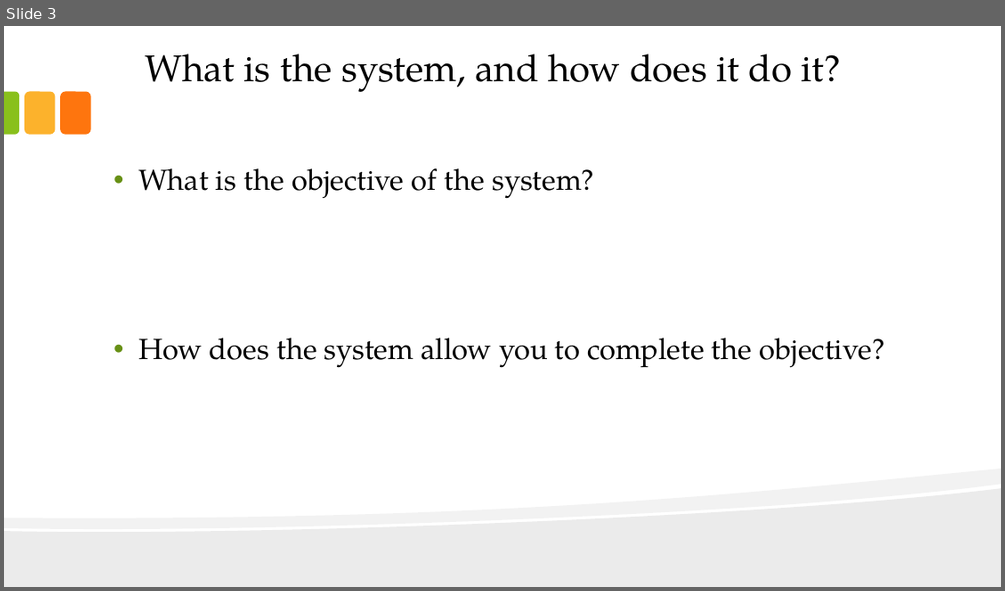
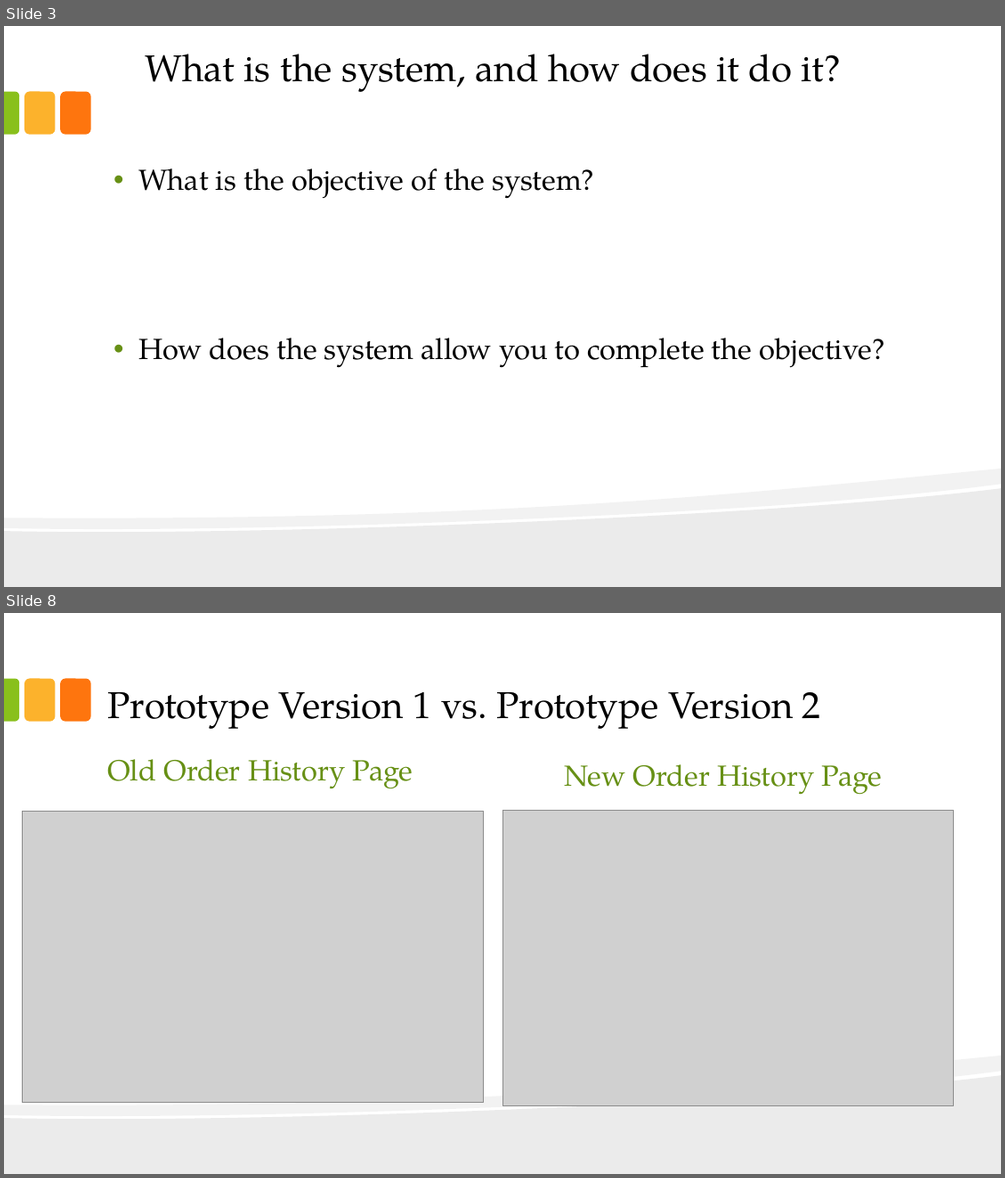
Before and after one commit to redlac/Interface-Design-Project-P3, a slide deck: Main Folder/presentationFinal.pptx. Shown one above the other, each under a label of ours: slide 3 before the commit, slides 3 and 8 after it; the slides between them are not shown. The pictures are 1005x591 and 1005x1178 pixels, drawn with LibreOffice and Linux fonts; fonts in the diff are those of the drawing; grey boxes stand for pictures. Boxes give left, top, right and bottom in pixels: in the first picture for what was removed or moved away, otherwise in the second. Text is boxed around its words. In the diff, an @@ line names an element or a change of style, - is before the commit and + after.

```diff
--- a/Main Folder/presentationFinal.pptx
+++ b/Main Folder/presentationFinal.pptx
@@ slide 8 added at bbox=[4, 613, 1001, 1174], background #FFFFFF; not listed: 5 template elements that a slide beside it also shows @@
@@ title added at bbox=[107, 692, 821, 729], 36 pt, text #000000 @@
+Prototype Version 1 vs. Prototype Version 2
@@ text added at bbox=[107, 759, 413, 789], 28 pt, text #679015 @@
+Old Order History Page
@@ text added at bbox=[564, 764, 882, 795], 28 pt, text #679015 @@
+New Order History Page
@@ picture added at bbox=[22, 811, 484, 1102] @@
@@ picture added at bbox=[502, 810, 953, 1105] @@
```
Also in this commit, not shown: 5 other slides added, 10 slides removed.
